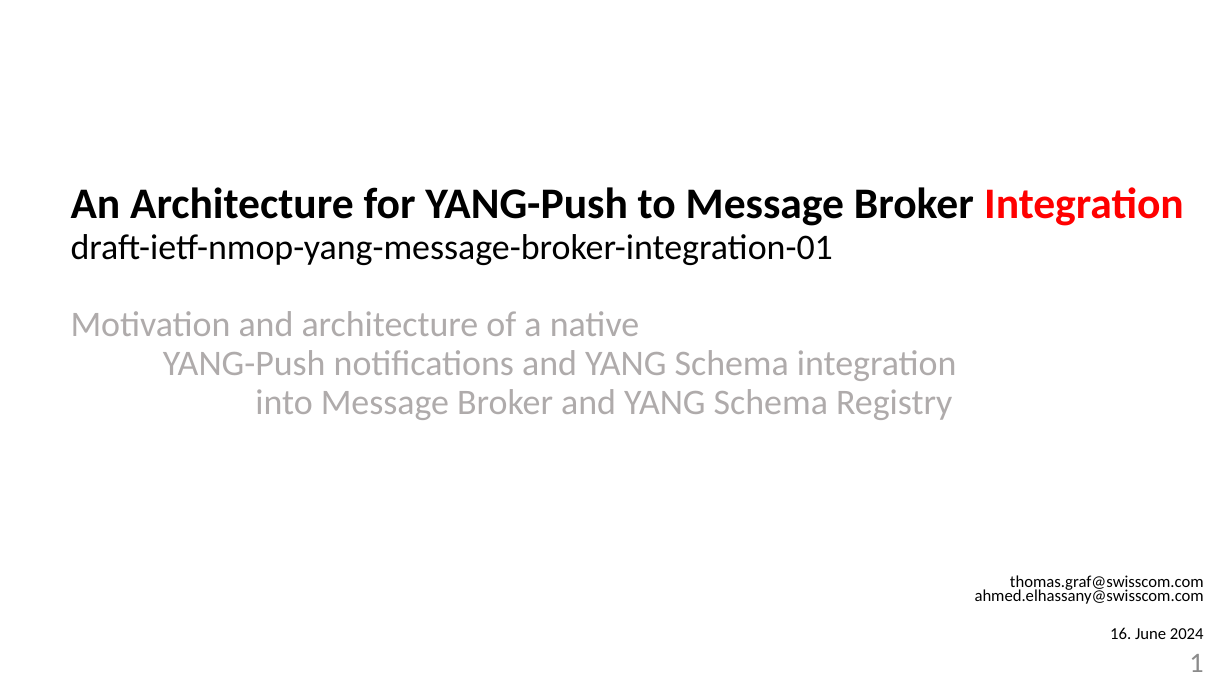
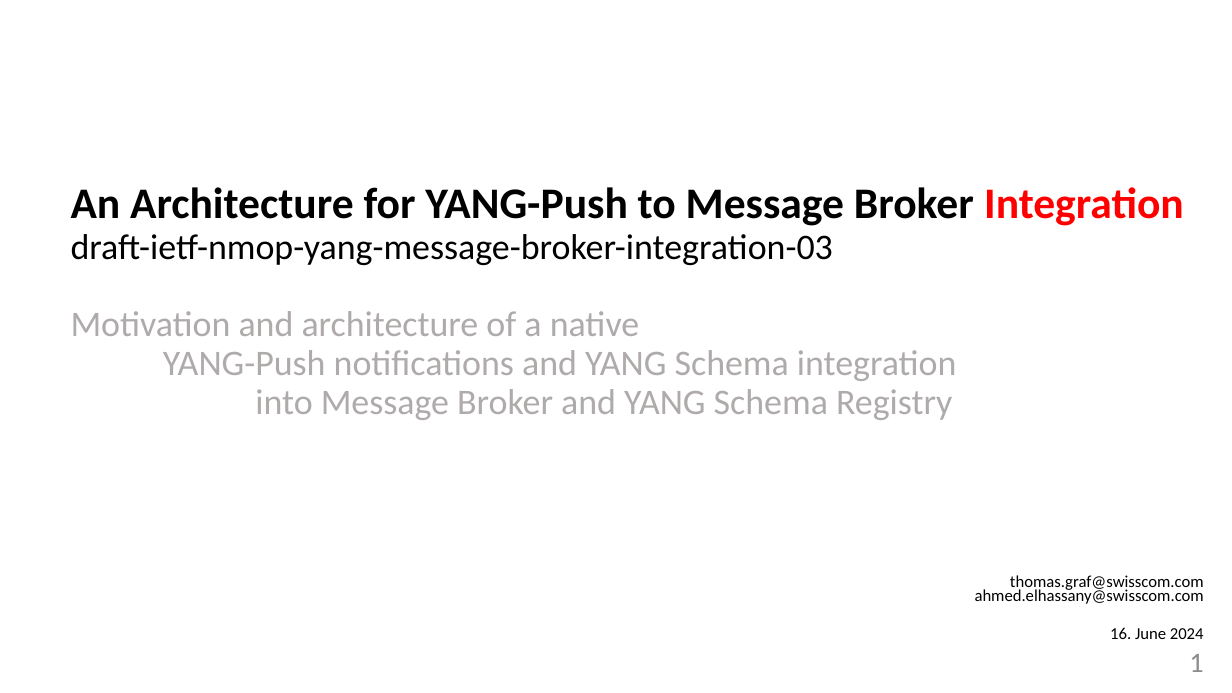
Before and after one commit to network-analytics/ietf-network-analytics-document-status, a slide deck: slide 1 of 120/NMOP/draft-ietf-nmop-yang-message-broker-integration.pptx. Drawn at 1232x693 pixels with LibreOffice and Linux fonts; fonts in the diff are those of the drawing. Boxes give left, top, right and bottom in pixels: in the first picture for what was removed or moved away, otherwise in the second. Text is boxed around its words. In the diff, an @@ line names an element or a change of style, - is before the commit and + after.

```diff
--- a/120/NMOP/draft-ietf-nmop-yang-message-broker-integration.pptx
+++ b/120/NMOP/draft-ietf-nmop-yang-message-broker-integration.pptx
@@ text at [71,187,1184,265]: text changed @@
-An Architecture for YANG-Push to Message Broker Integration
-draft-ietf-nmop-yang-message-broker-integration-01
+An Architecture for YANG-Push to Message Broker Integration
+draft-ietf-nmop-yang-message-broker-integration-03
```
Also in this commit, not shown: 3 other slides changed, 3 other files.
